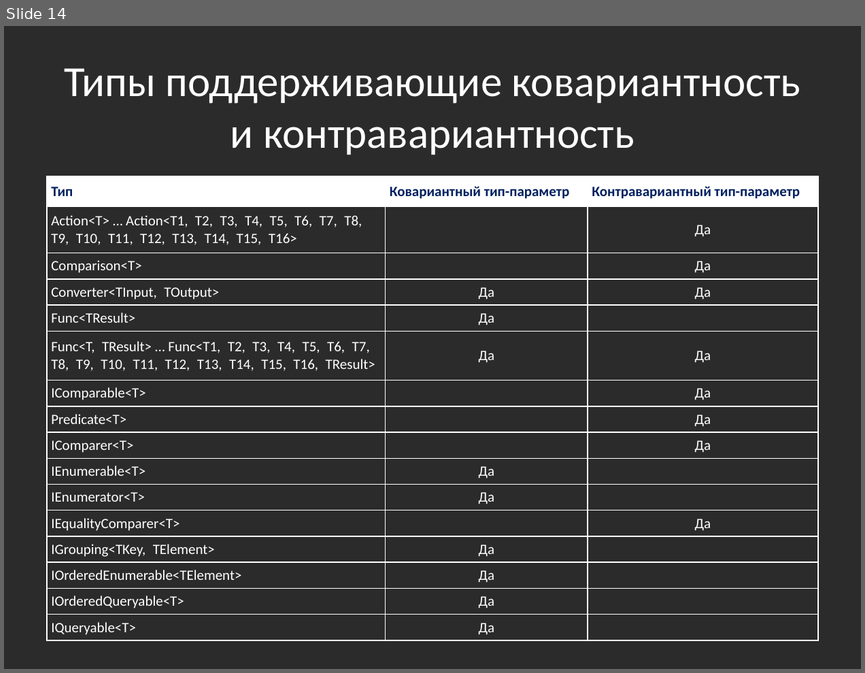
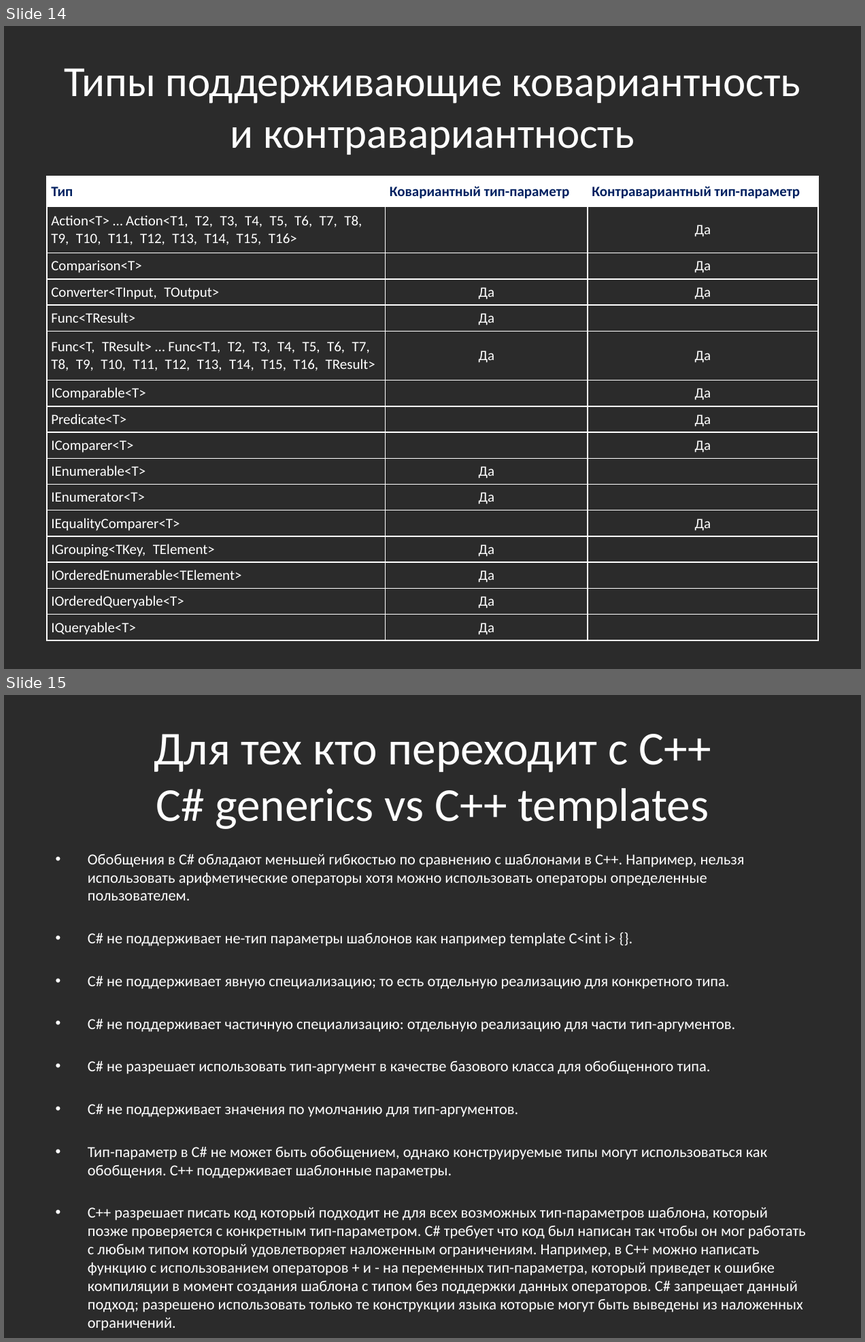
Before and after one commit to bazile/Training, a slide deck: Presentation/lesson-02-generics.pptx. Shown one above the other, each under a label of ours: slide 14 before the commit, slides 14 and 15 after it. The pictures are 865x673 and 865x1342 pixels, drawn with LibreOffice and Linux fonts; fonts in the diff are those of the drawing; background and template pictures are left out; a plain dark background stands for a picture behind light text. Boxes give left, top, right and bottom in pixels: in the first picture for what was removed or moved away, otherwise in the second. Text is boxed around its words. In the diff, an @@ line names an element or a change of style, - is before the commit and + after.

```diff
--- a/Presentation/lesson-02-generics.pptx
+++ b/Presentation/lesson-02-generics.pptx
@@ slide 15 added at (4,695,861,1338), background picture (left out) @@
@@ title added at (154,734,711,829), 39.6 pt, text #FFFFFF @@
+Для тех кто переходит с C++
+C# generics vs C++ templates
@@ text added at (88,854,806,1330), 12.8 pt, text #FFFFFF @@
+• Обобщения в C# обладают меньшей гибкостью по сравнению с шаблонами в C++. Например, нельзя использовать арифметические операторы хотя можно использовать операторы определенные пользователем.
+• C# не поддерживает не-тип параметры шаблонов как например template C<int i> {}.
+• C# не поддерживает явную специализацию; то есть отдельную реализацию для конкретного типа.
+• C# не поддерживает частичную специализацию: отдельную реализацию для части тип-аргументов.
+• C# не разрешает использовать тип-аргумент в качестве базового класса для обобщенного типа.
+• C# не поддерживает значения по умолчанию для тип-аргументов.
+• Тип-параметр в C# не может быть обобщением, однако конструируемые типы могут использоваться как обобщения. C++ поддерживает шаблонные параметры.
+• C++ разрешает писать код который подходит не для всех возможных тип-параметров шаблона, который позже проверяется с конкретным тип-параметром. C# требует что код был написан так чтобы он мог работать с любым типом который удовлетворяет наложенным ограничениям. Например, в C++ можно написать функцию с использованием операторов + и - на переменных тип-параметра, который приведет к ошибке компиляции в момент создания шаблона с типом без поддержки данных операторов. C# запрещает данный подход; разрешено использовать только те конструкции языка которые могут быть выведены из наложенных ограничений.
```
Also in this commit, not shown: 4 other files.
